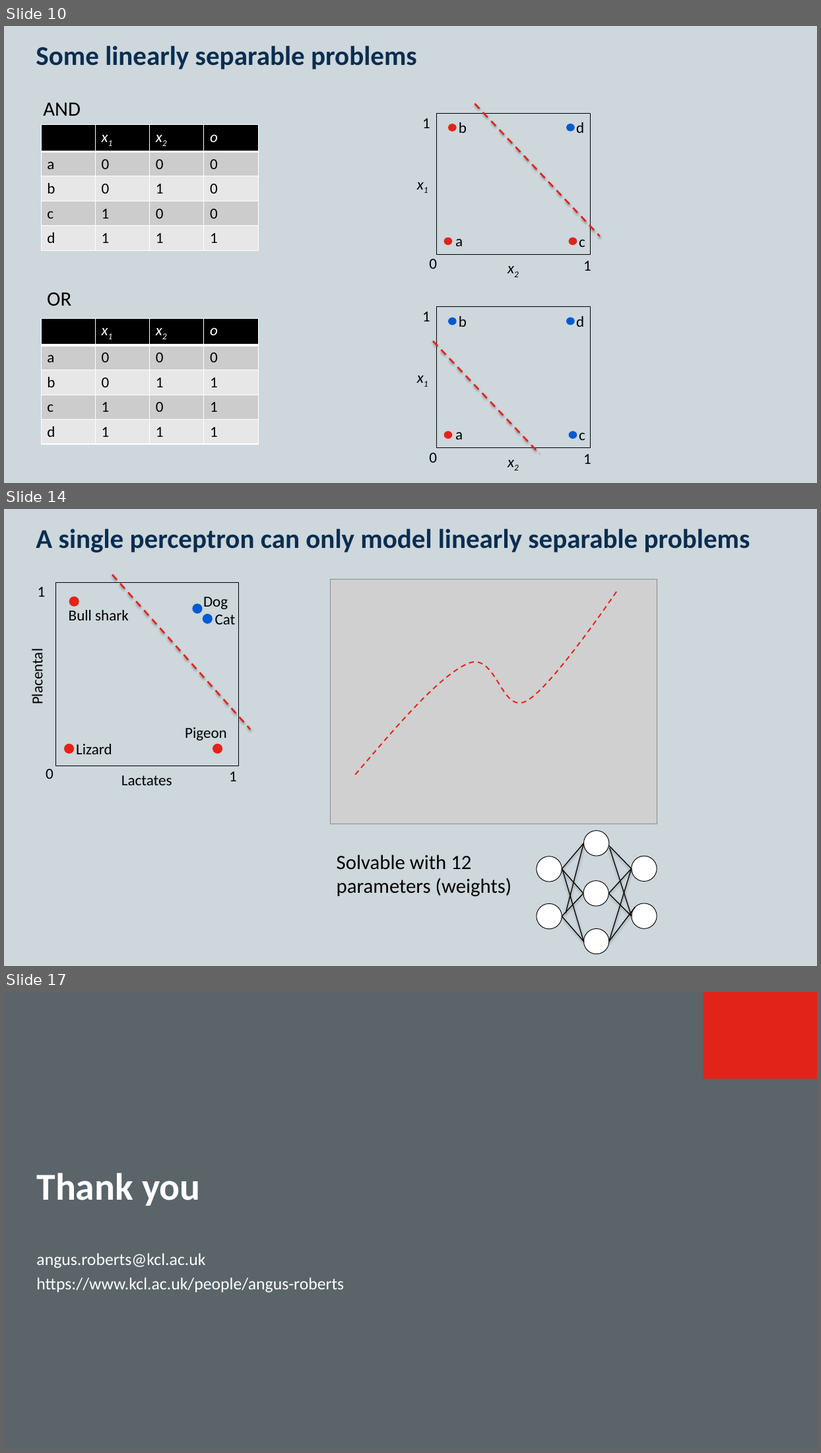
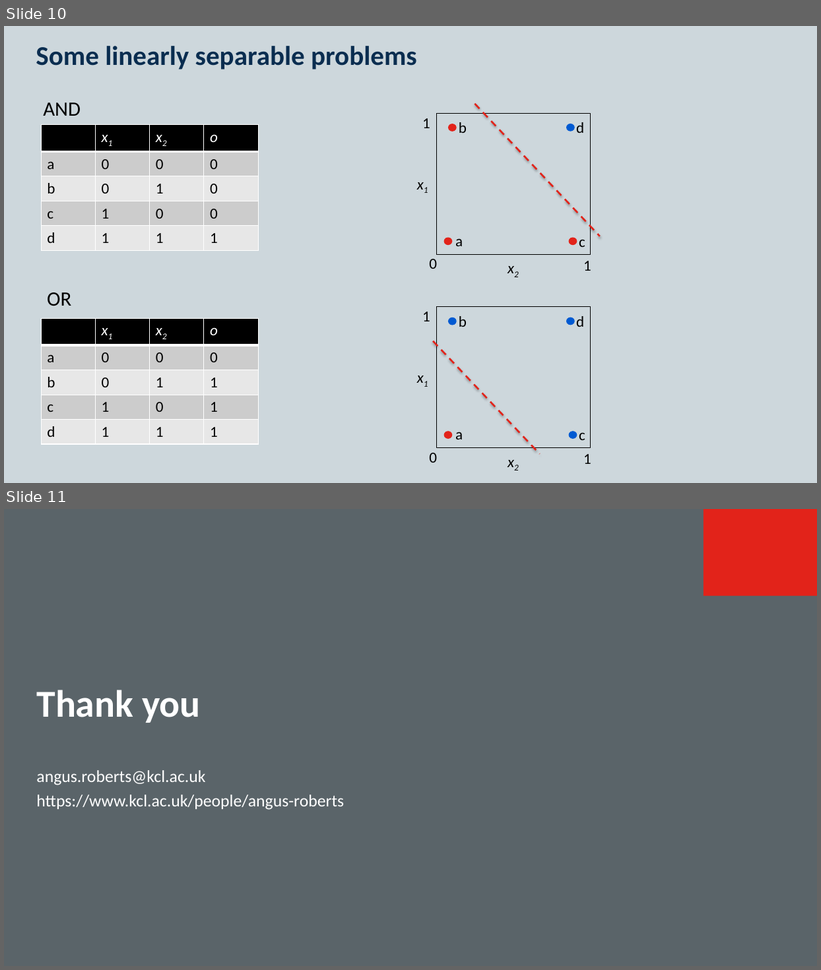
Before and after one commit to KCL-Health-NLP/nlp_youth_awards, a slide deck: presentations/neural-networks.pptx. Shown one above the other, each under a label of ours: slides 10, 14 and 17 before the commit, slides 10 and 11 after it; the slides between them are not shown. The pictures are 821x1453 and 821x970 pixels, drawn with LibreOffice and Linux fonts; fonts in the diff are those of the drawing; grey boxes stand for pictures; background and template pictures are left out. Boxes give left, top, right and bottom in pixels: in the first picture for what was removed or moved away, otherwise in the second. Text is boxed around its words. In the diff, an @@ line names an element or a change of style, - is before the commit and + after.

```diff
--- a/presentations/neural-networks.pptx
+++ b/presentations/neural-networks.pptx
@@ slide 14 removed at (4,509,817,966), background #CDD7DC; not listed: 2 template elements that a slide beside it also shows @@
@@ title removed at (36,529,750,553) @@
-A single perceptron can only model linearly separable problems
@@ group removed at (28,575,250,786): 10 texts, 5 ellipses, 1 rectangle, 1 line @@
-Dog
-Cat
-Lactates
-Placental
-Lizard
-Bull shark
-Pigeon
-0
-1
-1
@@ picture removed at (330,579,657,824) @@
@@ freeform shape removed at (355,589,619,775) @@
@@ text removed at (337,855,512,897) @@
-Solvable with 12 parameters (weights)
@@ group removed at (537,831,657,955): 12 lines, 7 ellipses @@
@@ what was slide 17 is now slide 11 @@
```
Also in this commit, not shown: 5 other slides removed.
